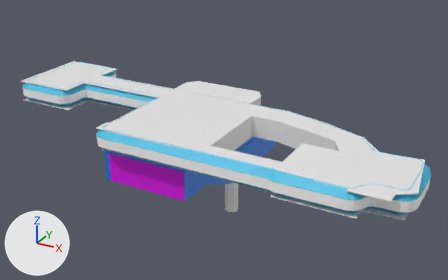
What one commit did to the Blender file Assets/Scenes/Chapter1-1/Models/Chapter1-1Mesh.blend.
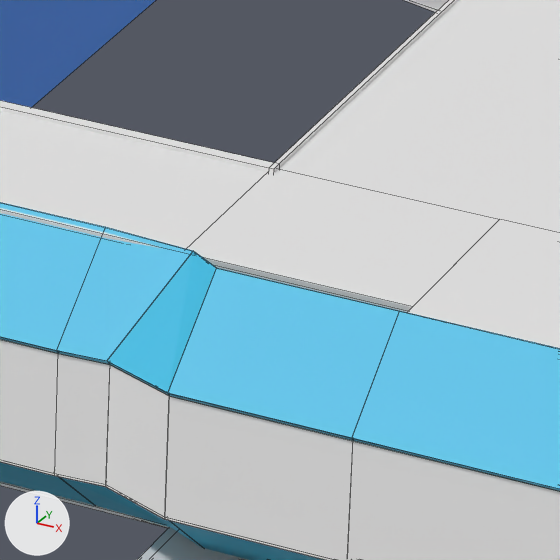
Each version is shown whole from a 50 mm camera at (64.6, -114.3, 62.6) aimed at (4.0, -4.1, 7.5), then close up on the part from 58% to 68% of the width and 53% to 70% of the height. The lights are fixed; the arrows at lower left show +X, +Y and +Z. The close-ups show mesh edges as thin lines.

In view in the first close-up: 'Ceiling', 'Floor', 'InnerWall', 'LowerWalls', 'OuterWall'.
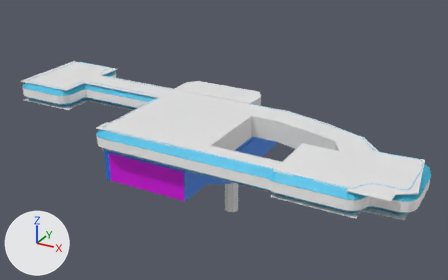
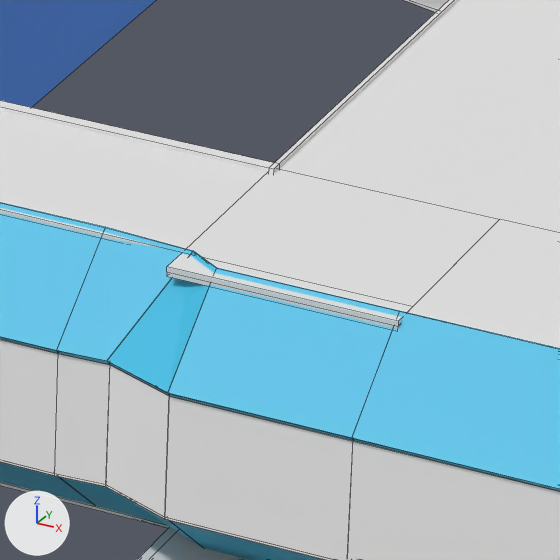
What differs and where, as boxes [x1, y1, x2, y2] in the close-ups (560 x 560 px):
part 1 of me_plane_004, built on: before [204, 258, 412, 312]; after [167, 253, 412, 329]

What changed in the scene script:
```text
Change me_plane_004:
    used by ob_ceiling; location = (0.49, -6.74, 16.88); scale = (9.48, 2.88, 1.0)
    remove me_plane_004.from_pydata(...)  # 175 vertices, 167 faces; spans x -4.69..5.24, y -8.33..3.35, z -0.15..0.0
    add me_plane_004.from_pydata(...)  # 181 vertices, 173 faces; spans x -4.69..5.24, y -8.33..3.35, z -0.15..0.0
    me_plane_004 part 1
    2 faces are deleted
    6 new vertices lie (0.0, -0.18, 0.0) away from vertices in x 2.84..3.21, y -7.88, z -0.15..0.0
    8 new faces join them
```
